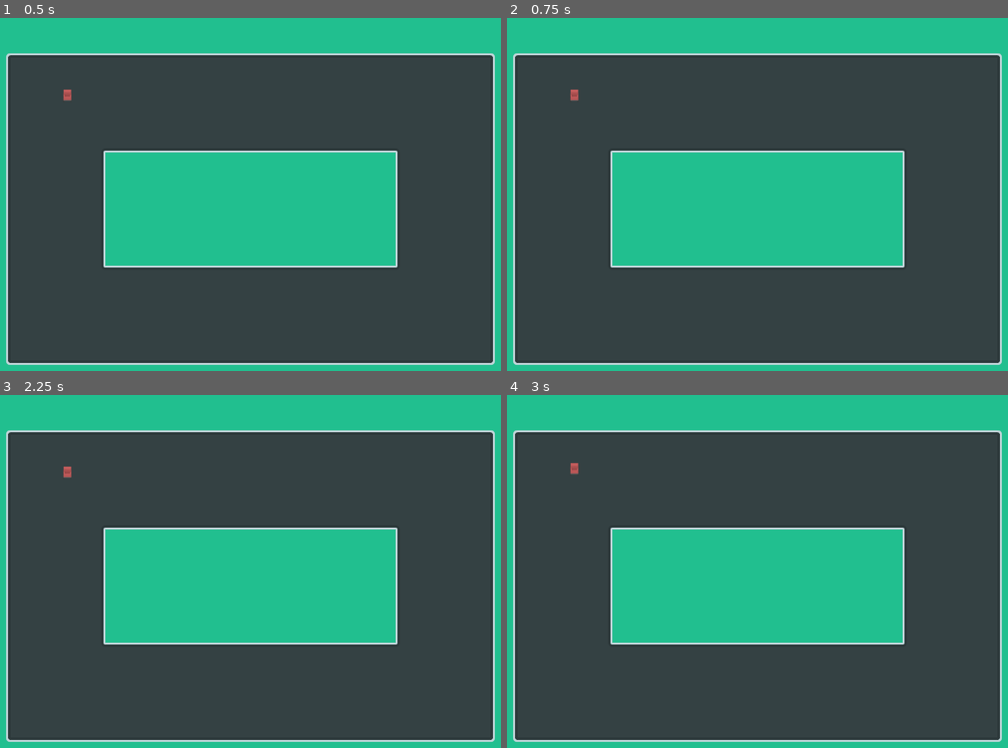
Above: before the commit, frames 1-4 (two rows, left to right).
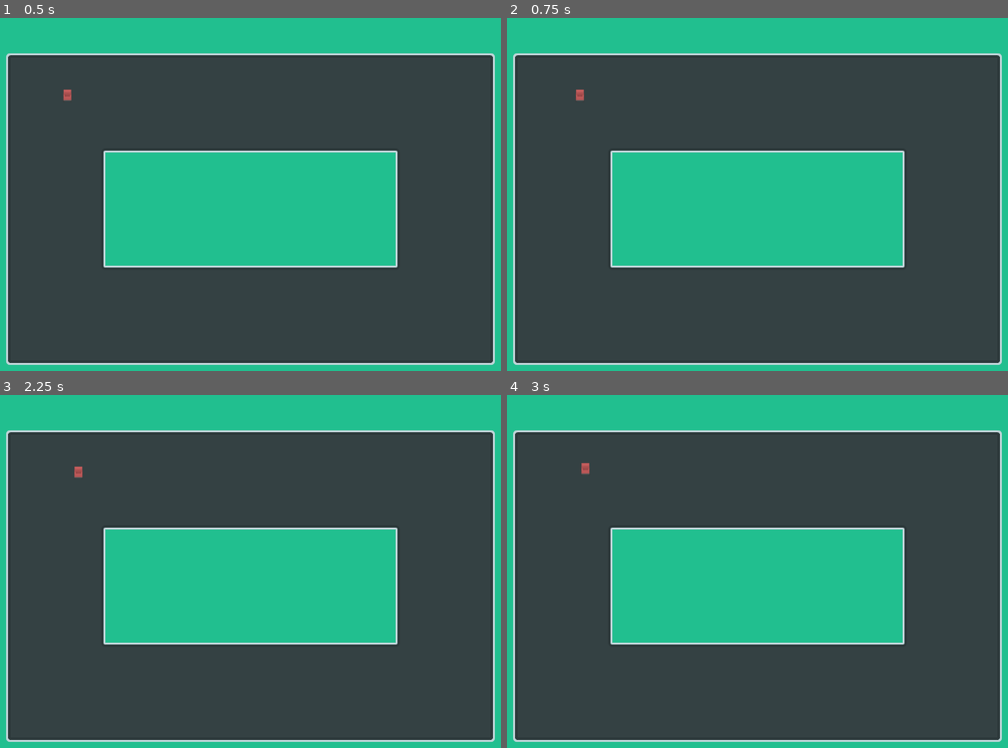
Above: after the commit, the same moments.

Repository: wreckingballgames/JameGam45
Game: Godot game, scene res://scenes/main.tscn
Same seed, same stepped clock (60 frames per second), same inputs: the game is played once before the commit and once after it.
Inputs:
- Up to frame 1 (0.5 s): no input
- Up to frame 2 (0.75 s): tap Enter at 0.5 s; hold E (slide_right) from 0.53 s (still down); tap Space (shoot) at 0.6 s
- Up to frame 3 (2.25 s): tap Space (shoot) at 1.25, 1.35, 2.1 s; release E (slide_right) at 1.28 s; hold Shift (brake) 1.28-2.03 s; tap Enter at 2 s; hold E (slide_right) from 2.03 s (still down)
- Up to frame 4 (3 s): tap Space (shoot) at 2.75, 2.85 s; release E (slide_right) at 2.78 s; hold W (accelerate) from 2.78 s (still down)

Frame 1 is identical in both runs. In frame 2, less than 0.1% of the frame differs, in the area x 12-16%, y 20-24%; in frame 3, 0.1%, in the area x 12-17%, y 20-24%; in frame 4, 0.1%.

Commit message:
Implement basic sliding
Slide to the left and right instantly. Just changes position, making it a proper attack comes later. Also see TODOs about animating it in a fancier way. I can't keep neglecting juice, so juice it up before submission.

Also put in stubs for shooting

Diff:
--- a/scripts/racer.gd
+++ b/scripts/racer.gd
@@ -40,6 +40,7 @@
 @export var top_acceleration: float = 50.0
 @export var sprite_folder_path: String
 @export var acceleration_rate: float = 5.0
+@export var slide_force: float = 10.0
 @export var brake_rate: float = 0.05
 @export var constant_deceleration_rate: float = 0.005
 
@@ -86,6 +87,15 @@
 	elif Input.is_action_just_pressed("turn_right"):
 		turn_right()
 
+	# Combat input
+	if Input.is_action_just_pressed("slide_left"):
+		slide_left()
+	elif Input.is_action_just_pressed("slide_right"):
+		slide_right()
+
+	if Input.is_action_just_released("shoot"):
+		shoot()
+
 
 func update_velocity(direction: Vector2) -> void:
 	# TODO: Cap acceleration in all directions (+x, -x, +y, -y) using top_acceleration
@@ -122,6 +132,22 @@
 	set_sprite_to_forward()
 	# TODO: Update velocity relative to whether turning while accelerating forward or backward
 	update_velocity(forward)
+
+
+func slide_left() -> void:
+	# TODO: Use AnimationPlayer for fancy sliding
+	global_position += directions[get_left_direction(forward_direction_pointer)] * slide_force
+
+
+func slide_right() -> void:
+	# TODO: Use AnimationPlayer for fancy sliding
+	global_position += directions[get_right_direction(forward_direction_pointer)] * slide_force
+
+
+# TODO
+func shoot() -> void:
+	print("pew pew")
+	pass
 
 
 func get_opposite_direction(direction: Direction) -> Direction:
@@ -149,6 +175,56 @@
 			return Direction.NumberOfDirections
 
 
+func get_left_direction(direction: Direction) -> Direction:
+	# This is the second in a series of functions that approximate modular
+	#   arithmetic for Directions. Lookup tables are pretty cash money, though.
+	match direction:
+		Direction.North:
+			return Direction.West
+		Direction.NorthEast:
+			return Direction.NorthWest
+		Direction.East:
+			return Direction.North
+		Direction.SouthEast:
+			return Direction.NorthEast
+		Direction.South:
+			return Direction.East
+		Direction.SouthWest:
+			return Direction.SouthEast
+		Direction.West:
+			return Direction.South
+		Direction.NorthWest:
+			return Direction.SouthWest
+		_:
+			# This case should never be reached.
+			return Direction.NumberOfDirections
+
+
+func get_right_direction(direction: Direction) -> Direction:
+	# This is the third in a series of functions that approximate modular
+	#   arithmetic for Directions. Lookup tables are pretty cash money, though.
+	match direction:
+		Direction.North:
+			return Direction.East
+		Direction.NorthEast:
+			return Direction.SouthEast
+		Direction.East:
+			return Direction.South
+		Direction.SouthEast:
+			return Direction.SouthWest
+		Direction.South:
+			return Direction.West
+		Direction.SouthWest:
+			return Direction.NorthWest
+		Direction.West:
+			return Direction.North
+		Direction.NorthWest:
+			return Direction.NorthEast
+		_:
+			# This case should never be reached.
+			return Direction.NumberOfDirections
+
+
 # TODO: Enable calculation of "MPH" using racer velocity
 # TODO: Enable racer sliding left and right
 # TODO: Enable racer shooting forward
